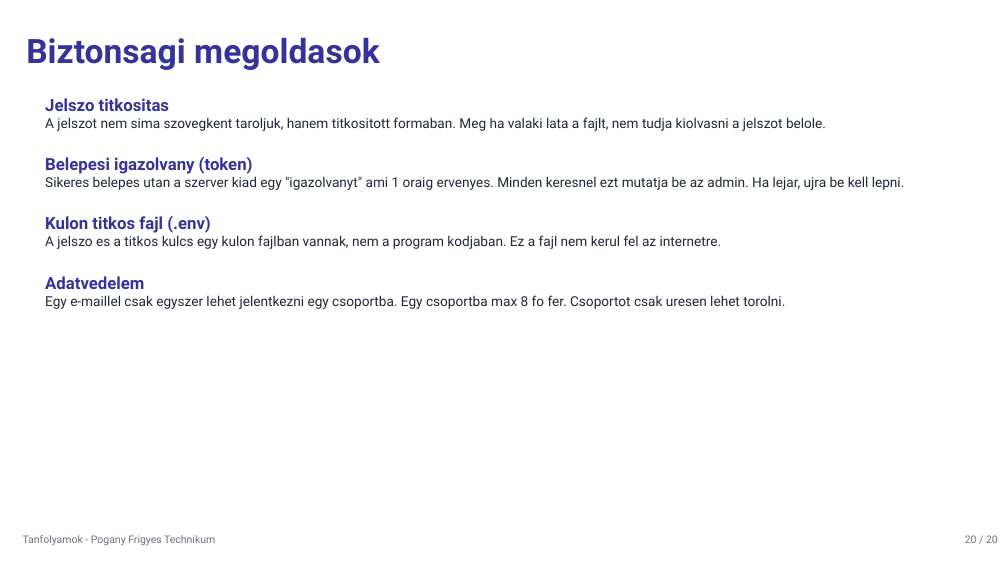
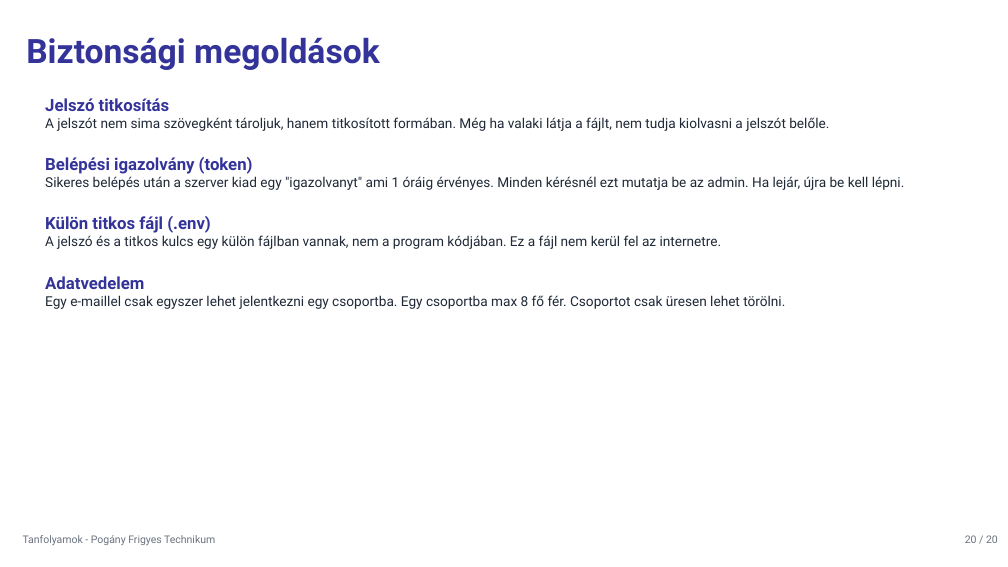
Before and after one commit to vargamatyas109-web/Tanfolyamok, a slide deck: slide 20 of Tanfolyamok_prezentacio.pptx. Drawn at 1008x567 pixels with LibreOffice and Linux fonts; fonts in the diff are those of the drawing. Boxes give left, top, right and bottom in pixels: in the first picture for what was removed or moved away, otherwise in the second. Text is boxed around its words. In the diff, an @@ line names an element or a change of style, - is before the commit and + after.

```diff
--- a/Tanfolyamok_prezentacio.pptx
+++ b/Tanfolyamok_prezentacio.pptx
@@ text at (26, 37, 380, 70): text changed @@
-Biztonsagi megoldasok
+Biztonsági megoldások
@@ text at (45, 98, 905, 249): text changed @@
-Jelszo titkositas
-A jelszot nem sima szovegkent taroljuk, hanem titkositott formaban. Meg ha valaki lata a fajlt, nem tudja kiolvasni a jelszot belole.
-Belepesi igazolvany (token)
-Sikeres belepes utan a szerver kiad egy "igazolvanyt" ami 1 oraig ervenyes. Minden keresnel ezt mutatja be az admin. Ha lejar, ujra be kell lepni.
-Kulon titkos fajl (.env)
-A jelszo es a titkos kulcs egy kulon fajlban vannak, nem a program kodjaban. Ez a fajl nem kerul fel az internetre.
+Jelszó titkosítás
+A jelszót nem sima szövegként tároljuk, hanem titkosított formában. Még ha valaki látja a fájlt, nem tudja kiolvasni a jelszót belőle.
+Belépési igazolvány (token)
+Sikeres belépés után a szerver kiad egy "igazolvanyt" ami 1 óráig érvényes. Minden kérésnél ezt mutatja be az admin. Ha lejár, újra be kell lépni.
+Külön titkos fájl (.env)
+A jelszó és a titkos kulcs egy külön fájlban vannak, nem a program kódjában. Ez a fájl nem kerül fel az internetre.
@@ text at (45, 295, 785, 309): text changed @@
-Egy e-maillel csak egyszer lehet jelentkezni egy csoportba. Egy csoportba max 8 fo fer. Csoportot csak uresen lehet torolni.
+Egy e-maillel csak egyszer lehet jelentkezni egy csoportba. Egy csoportba max 8 fő fér. Csoportot csak üresen lehet törölni.
```
Also in this commit, not shown: 24 other slides changed, 10 other files.
